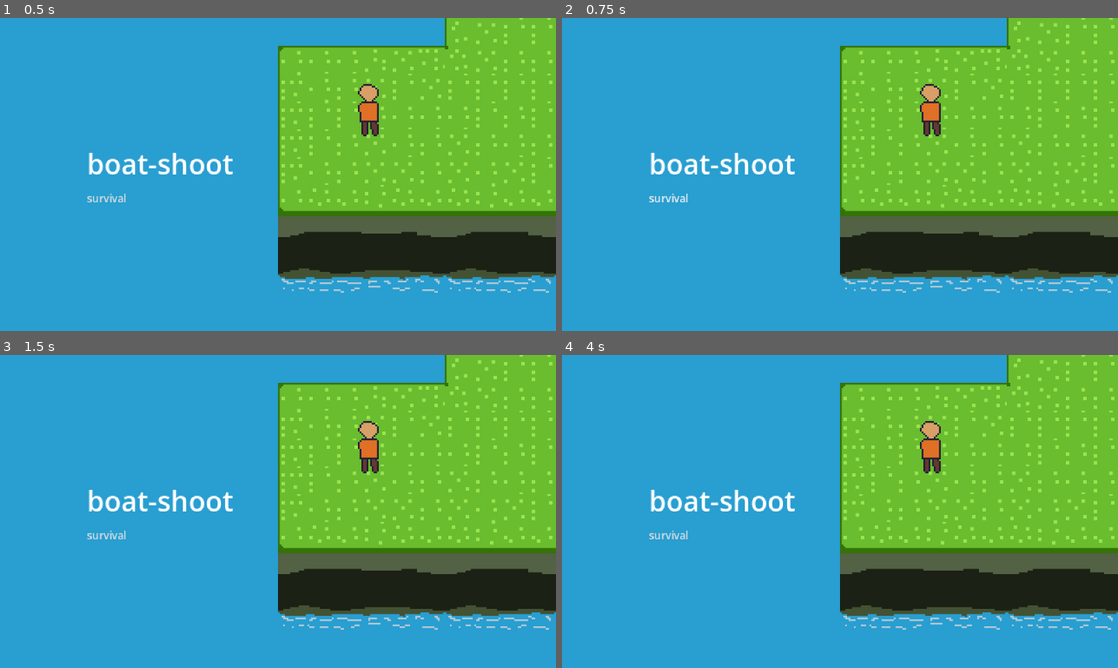
Above: before the commit, frames 1-4 (two rows, left to right).
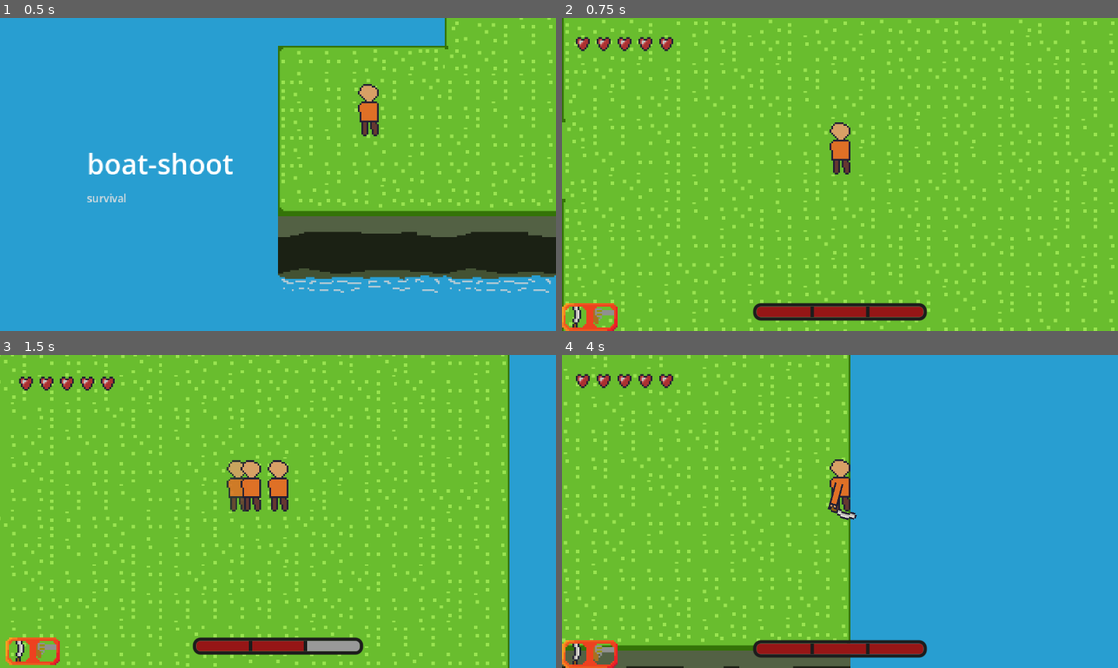
Above: after the commit, the same moments.

Repository: Mostafa-Nashat/shooter
Game: Godot game, scene res://scenes/home_screen/home_screen.tscn
Same seed, same stepped clock (60 frames per second), same inputs: the game is played once before the commit and once after it.
Inputs (mouse positions are in pixels of both pictures, inside the frame that each line leads up to):
- Up to frame 1 (0.5 s): no input
- Up to frame 2 (0.75 s): click "survival" at 0.5 s
- Up to frame 3 (1.5 s): tap Enter at 1.25 s; move the mouse to (400, 495) at 1.27 s; hold D (right) from 1.28 s (still down); tap Shift (dash) at 1.35 s
- Up to frame 4 (4 s): move the mouse to (728, 527) at 2.02 s; release D (right) at 2.03 s; hold S (back) 2.03-2.78 s; tap W (front) at 2.1 s; move the mouse to (895, 442) at 2.77 s; hold D (right) from 2.78 s (still down); right-click (895, 442) at 2.85 s; tap Space at 3.5 s; move the mouse to (812, 574) at 3.52 s; click (812, 574) at 3.6 s

Frame 1 is identical in both runs. In frame 2, 76% of the frame differs, in the area x 0-100%, y 0-100%; in frame 3, 79%; in frame 4, 90%.

Commit message:
made home screen link to survival mode

Diff:
--- a/scenes/home_screen/home_screen.gd
+++ b/scenes/home_screen/home_screen.gd
@@ -12,4 +12,4 @@
 
 
 func _on_survival() -> void:
-	get_tree().change_scene_to_file("res://scenes/fighting_ring/fighting_ring.tscn")
+	get_tree().change_scene_to_file("res://scenes/survival/survival.tscn")
